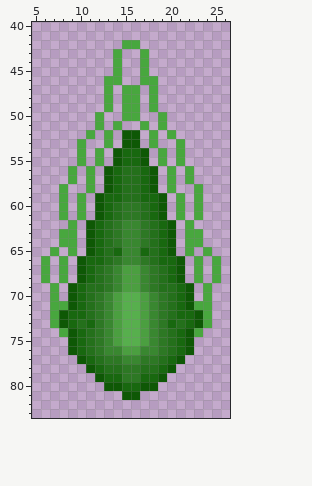
One commit to this sprite sheet: Projectiles/TrueStarwrathProjectile1.png. Above is the file before it was changed.
Shown: x 5..26, y 40..83.
Now the later version:
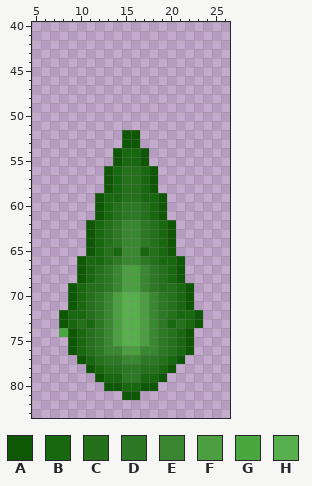
Palette (. is transparent): A #0e5805  B #18680f  C #24701b  D #2d7824  E #398730  F #4b9f40  G #48a73e  H #57af4d
The author wrote: true star wrath
Diff:
file 32x90 -> 64x180 pixels (blocks of 1x1 -> 2x2; one block is one cell here)
Changed rows in their new state; - is an unchanged pixel.
first column x 6:
42 ---------..---------
43 --------.--.--------
44 --------.--.--------
45 --------.--.--------
46 -------..--..-------
47 -------.-..-.-------
48 -------.-..-.-------
49 -------.-..-.-------
50 ------.--..--.------
51 ------.-.--.-.------
52 -----.-.----.-.-----
53 ----.--.----.--.----
54 ----.-.------.-.----
55 ----.-.------.-.----
56 ---.-.--------.-.---
57 ---.-.--------.-.---
58 --.--.--------.--.--
59 --.-.----------.-.--
60 --.-.----------.-.--
61 --.-.----------.-.--
62 ---.------------.---
63 --..------------..--
64 --..------------..--
65 -.-.------------.-.-
66 .-.--------------.-.
67 .-.--------------.-.
68 .-.--------------.-.
69 -.----------------.-
70 -.----------------.-
71 -..--------------..-
72 -.----------------.-
73 -.----------------.-
74 -----------------.--
